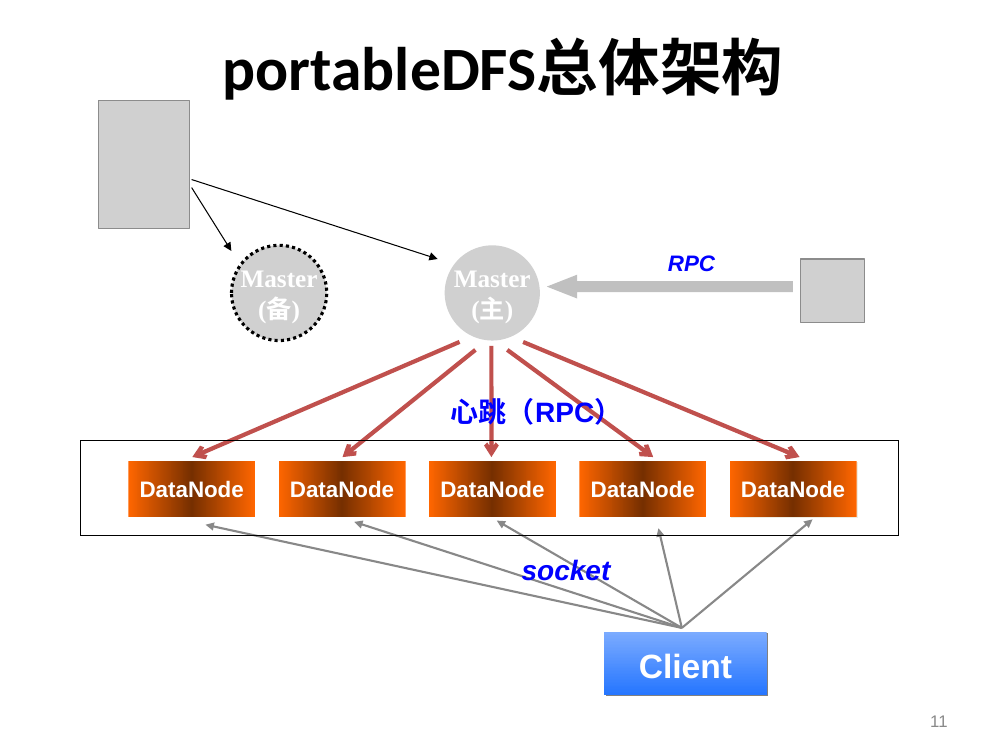
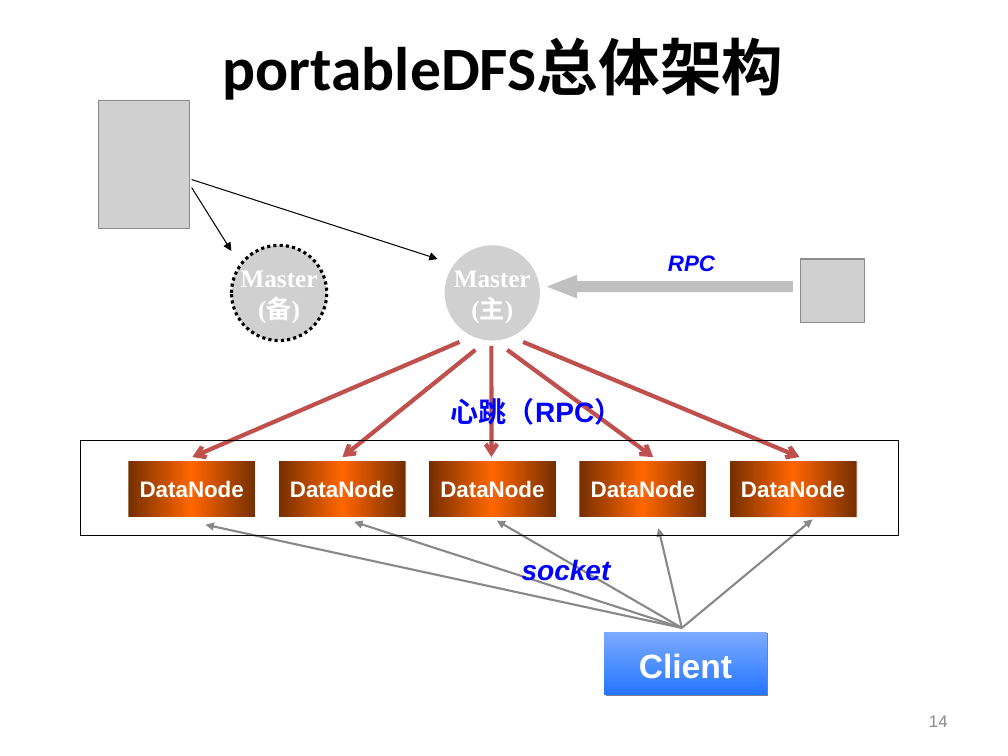
Before and after one commit to machicao2013/mooon, a slide deck: slide 14 of applications/lightfs/doc/portableDFS-可便携的分布式文件系统.ppt (slide 11 before the commit). Drawn at 1008x756 pixels with LibreOffice and Linux fonts; fonts in the diff are those of the drawing; grey boxes stand for pictures; background and template pictures are left out. Boxes give left, top, right and bottom in pixels: in the first picture for what was removed or moved away, otherwise in the second. Text is boxed around its words. In the diff, an @@ line names an element or a change of style, - is before the commit and + after.

```diff
--- a/applications/lightfs/doc/portableDFS-可便携的分布式文件系统.ppt
+++ b/applications/lightfs/doc/portableDFS-可便携的分布式文件系统.ppt
@@ fill gradient #FF6600 to #762F00 to gradient #762F00 to #FF6600 in 5 elements at (128, 461, 255, 516), (278, 461, 405, 516), (429, 461, 556, 516), (580, 461, 707, 516), (730, 461, 857, 516) @@
@@ page number at (929, 715, 948, 727): text changed @@
-11
+14
```
Also in this commit, not shown: 15 other slides changed, 4 slides added, 4 other files.
